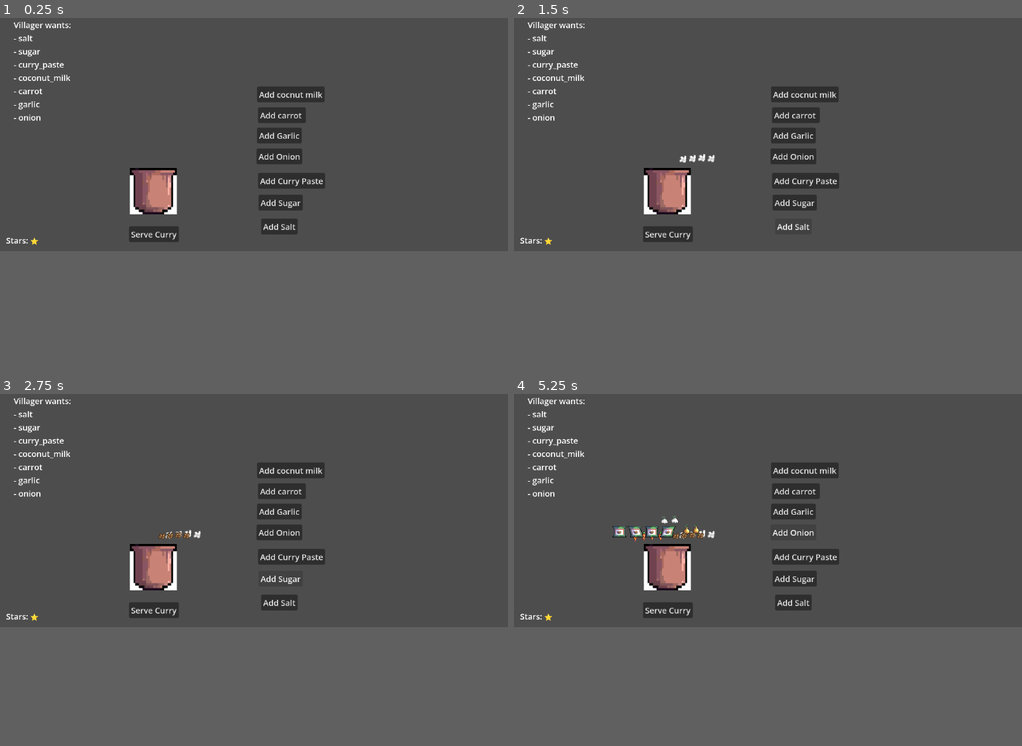
Above: before the commit, frames 1-4 (two rows, left to right).
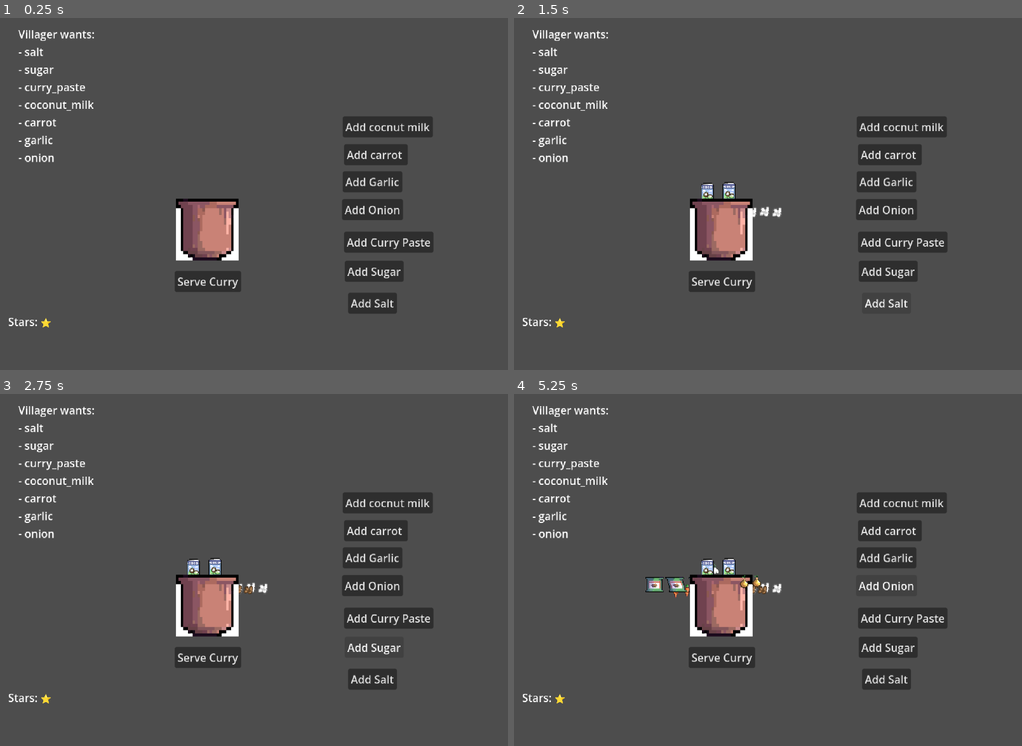
Above: after the commit, the same moments.

Repository: chiv-int/cooking-bunny
Game: Godot game, scene res://world.tscn
Two runs of this game, one before a commit and one after it. Both use one fixed random seed, a clock stepped at 60 frames per second and the inputs below.
Inputs:
- Up to frame 1 (0.25 s): no input
- Up to frame 2 (1.5 s): click "Add cocnut milk" at 0.5 s; click "Add Salt" at 1.25 s
- Up to frame 3 (2.75 s): click "Add Sugar" at 2 s
- Up to frame 4 (5.25 s): click "Add Curry Paste" at 2.75 s; click "Add carrot" at 3.5 s; click "Add Garlic" at 4.25 s; click "Add Onion" at 5 s
In our replay, the window is 800x400 before the commit and 800x587 after it. These sizes can differ from the game's own. Grey fills any space a smaller window leaves; there, only what the larger window draws over its background counts as a difference.

The runs differ from the first frame. In frame 1, 14% of the frame differs, in the area x 1-86%, y 1-88%; in frame 2, 13%; in frame 3, 13%; in frame 4, 14%.

Commit message:
update logic

Diff:
--- a/bunny-power/project.godot
+++ b/bunny-power/project.godot
@@ -18,8 +18,8 @@
 
 [display]
 
-window/size/viewport_width=1000
-window/size/viewport_height=500
+window/size/viewport_width=750
+window/size/viewport_height=550
 window/size/no_focus=true
 window/size/window_width_override=1280
 window/size/window_height_override=720
--- a/bunny-power/world.tscn
+++ b/bunny-power/world.tscn
@@ -263,10 +263,10 @@
 text = "Add Onion"
 
 [node name="ServeButton" type="Button" parent="GameManager" unique_id=1714338496]
-offset_left = 254.0
-offset_top = 451.0
-offset_right = 352.0
-offset_bottom = 482.0
+offset_left = 258.0
+offset_top = 404.0
+offset_right = 356.0
+offset_bottom = 435.0
 text = "Serve Curry"
 
 [node name="RequestLabel" type="Label" parent="GameManager" unique_id=213458161]
@@ -318,7 +318,7 @@
 texture = ExtResource("9_70uel")
 
 [node name="PotSprite" type="Sprite2D" parent="PotArea" unique_id=853440062]
-position = Vector2(-160, 249)
+position = Vector2(-156, 210)
 scale = Vector2(0.28371504, 0.38778877)
 texture = ExtResource("6_wse8f")
 
--- a/bunny-power/world/game_manager.gd
+++ b/bunny-power/world/game_manager.gd
@@ -105,8 +105,11 @@
 	player_anim.play("cook")
 
 
-func _on_coconut_button_pressed():
+func _on_coconut_milk_button_pressed():
 	add_ingredient("coconut_milk")
+	coconut_sprite.visible = true
+
+	player_anim.play("cook")
 
 
 func _on_carrot_button_pressed():
Binary file added: bunny-power/tile/kitchen/KitchenSample.png
Not shown, added: bunny-power/tile/kitchen/KitchenSample.png.import
